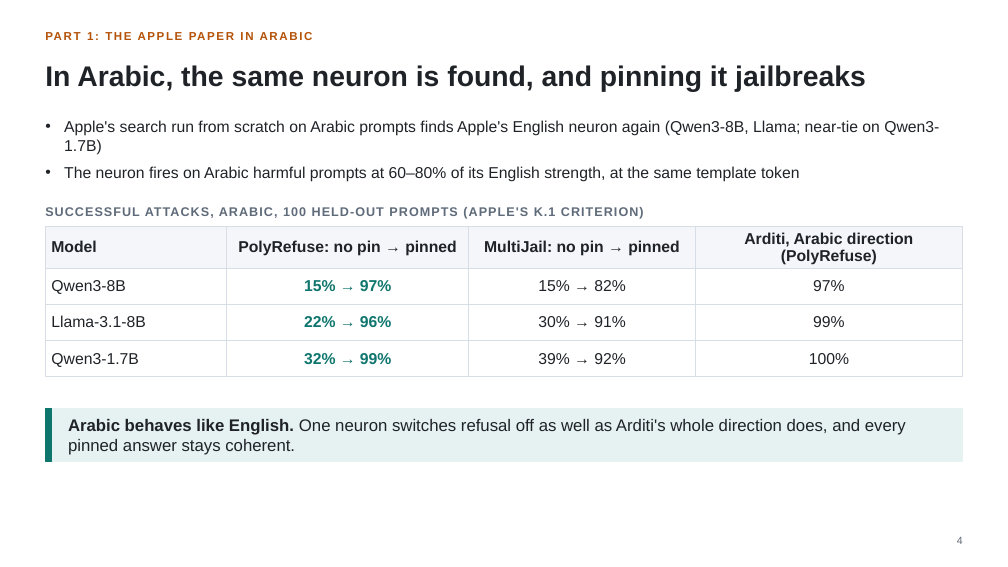
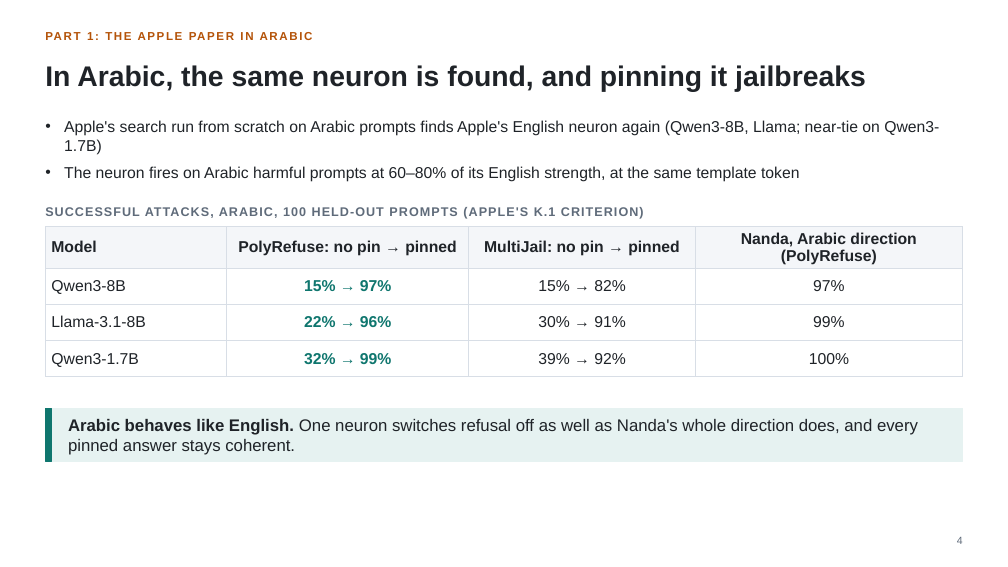
Before and after one commit to fjoad/refusal-neurons, a slide deck: slide 4 of slides/refusal_neurons_2026-11-05.pptx. Drawn at 1008x567 pixels with LibreOffice and Linux fonts; fonts in the diff are those of the drawing. Boxes give left, top, right and bottom in pixels: in the first picture for what was removed or moved away, otherwise in the second. Text is boxed around its words. In the diff, an @@ line names an element or a change of style, - is before the commit and + after.

```diff
--- a/slides/refusal_neurons_2026-11-05.pptx
+++ b/slides/refusal_neurons_2026-11-05.pptx
@@ table at (x1=45, y1=227, x2=963, y2=371) @@
-row 1, column 4: Arditi, Arabic direction (PolyRefuse)
+row 1, column 4: Nanda, Arabic direction (PolyRefuse)
@@ text at (x1=68, y1=419, x2=918, y2=455): text changed @@
-Arabic behaves like English. One neuron switches refusal off as well as Arditi's whole direction does, and every pinned answer stays coherent.
+Arabic behaves like English. One neuron switches refusal off as well as Nanda's whole direction does, and every pinned answer stays coherent.
```
Also in this commit, not shown: 6 other slides changed, 2 other files.
